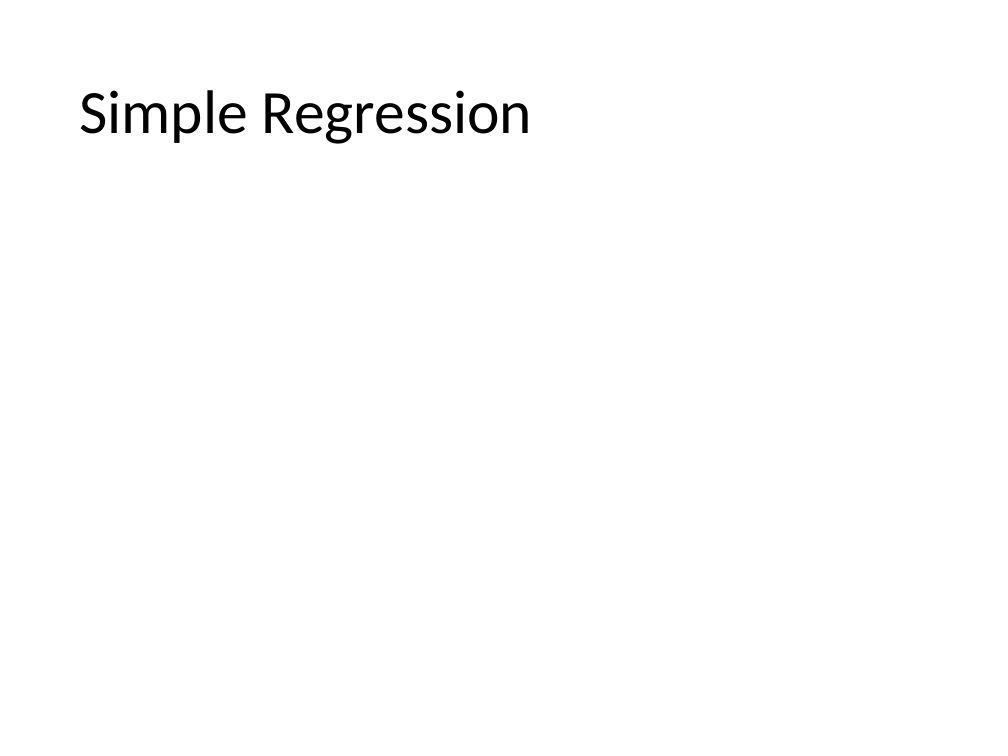
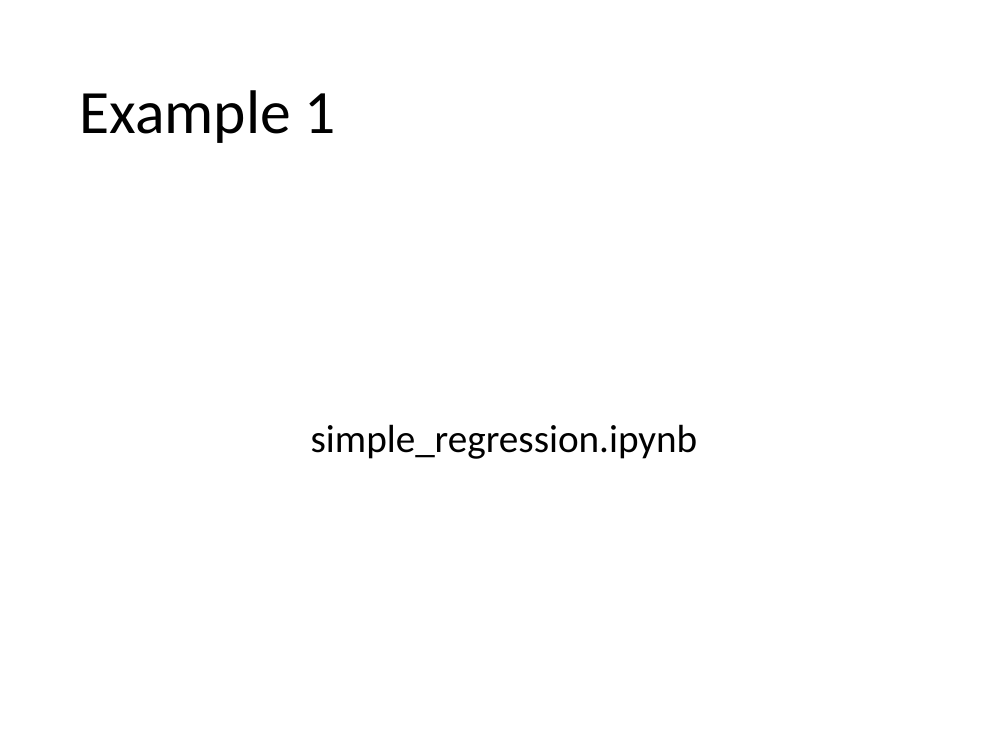
Before and after one commit to jkingphd/practical_bayes_opt, a slide deck: slide 9 of Data_science_nashville_jkk.pptx (slide 8 before the commit). Drawn at 1008x756 pixels with LibreOffice and Linux fonts; fonts in the diff are those of the drawing. Boxes give left, top, right and bottom in pixels: in the first picture for what was removed or moved away, otherwise in the second. Text is boxed around its words. In the diff, an @@ line names an element or a change of style, - is before the commit and + after.

Commit message:
Added simple regression example. Made small changes to PPT. Added some images of code from utility function calculations.

```diff
--- a/Data_science_nashville_jkk.pptx
+++ b/Data_science_nashville_jkk.pptx
@@ title at box(79, 90, 336, 143): text changed @@
-Simple Regression
+Example 1
@@ text added at box(311, 424, 698, 459), 28 pt, text #000000 @@
+simple_regression.ipynb
```
Also in this commit, not shown: 4 other slides changed, 3 slides added, 2 slides removed, 9 other files.
